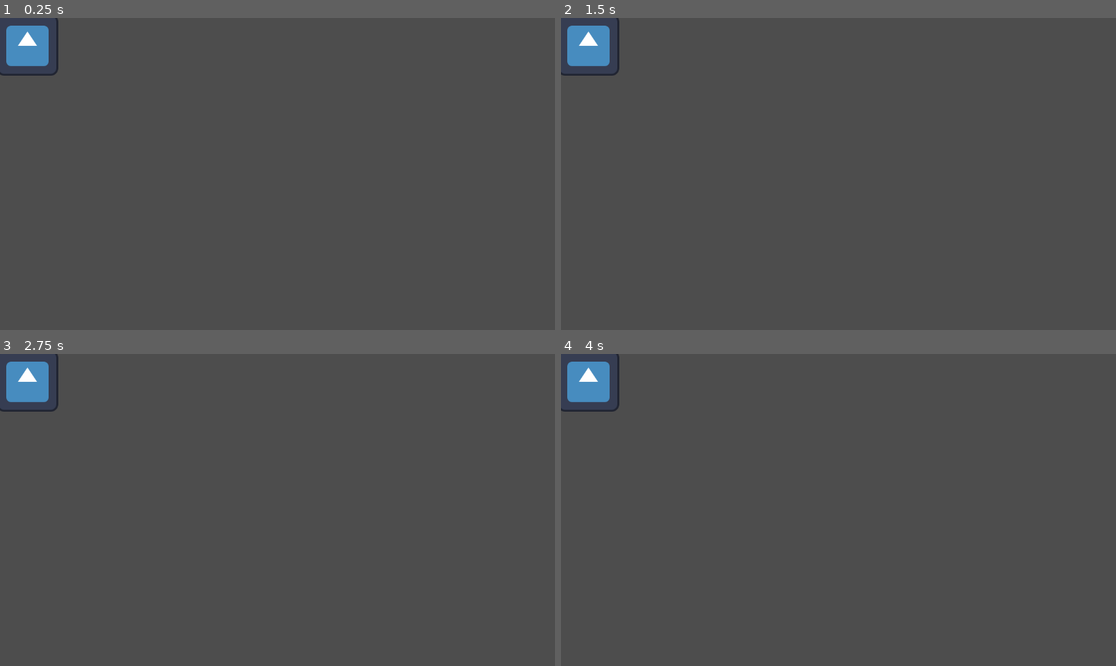
Above: before the commit, frames 1-4 (two rows, left to right).
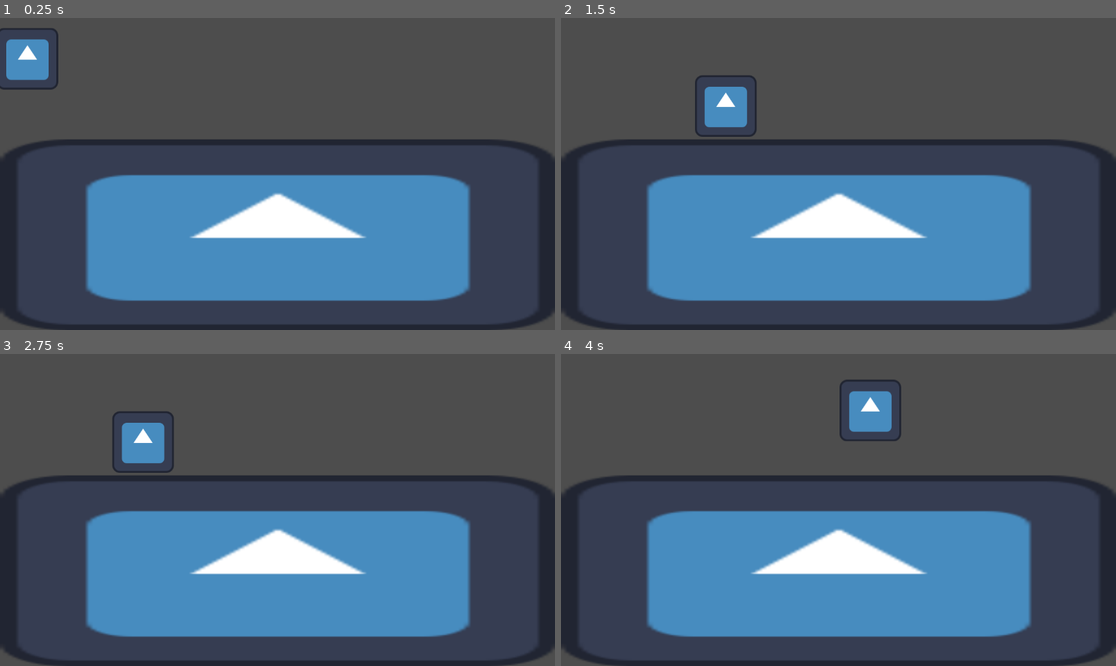
Above: after the commit, the same moments.

Repository: FoxedGuy/rune-ruins
Game: Godot game, scene res://player_test.tscn
The game is run twice, just before and just after one commit, with the same random seed, the same clock (stepped at 60 frames per second) and the same inputs. The engine's default icon, where the game draws it, is replaced by a stand-in: a white triangle on a blue panel in a dark square.
Inputs:
- Up to frame 1 (0.25 s): no input
- Up to frame 2 (1.5 s): tap Enter (ui_accept) at 0.5, 0.6, 0.77, 1.07, 1.35 s; hold Right (ui_right) from 0.53 s (still down)
- Up to frame 3 (2.75 s): tap Enter (ui_accept) at 1.52, 1.82, 2.1 s; release Right (ui_right) at 2.03 s; hold Left (ui_left) from 2.03 s (still down)
- Up to frame 4 (4 s): release Left (ui_left) at 2.78 s; hold Right (ui_right) from 2.78 s (still down); tap Enter (ui_accept) at 2.85, 3.02, 3.32, 3.6, 3.77 s

The runs differ from the first frame. In frame 1, 36% of the frame differs, in the area x 0-100%, y 0-100%; in frame 2, 38%; in frame 3, 38%; in frame 4, 38%.

Commit message:
added player script and some floor for collisions

Diff:
--- /dev/null
+++ b/character_body_2d.gd
@@ -0,0 +1,25 @@
+extends CharacterBody2D
+
+
+const SPEED = 300.0
+const JUMP_VELOCITY = -400.0
+
+
+func _physics_process(delta: float) -> void:
+	# Add the gravity.
+	if not is_on_floor():
+		velocity += get_gravity() * delta
+
+	# Handle jump.
+	if Input.is_action_just_pressed("ui_accept") and is_on_floor():
+		velocity.y = JUMP_VELOCITY
+
+	# Get the input direction and handle the movement/deceleration.
+	# As good practice, you should replace UI actions with custom gameplay actions.
+	var direction := Input.get_axis("ui_left", "ui_right")
+	if direction:
+		velocity.x = direction * SPEED
+	else:
+		velocity.x = move_toward(velocity.x, 0, SPEED)
+
+	move_and_slide()
--- a/player_test.tscn
+++ b/player_test.tscn
@@ -1,13 +1,18 @@
 [gd_scene format=3 uid="uid://b1osu3hae0plb"]
 
+[ext_resource type="Script" uid="uid://cvscmr36uswp3" path="res://character_body_2d.gd" id="1_e0b2u"]
 [ext_resource type="Texture2D" uid="uid://lo573ehi77hb" path="res://icon.svg" id="1_xys6k"]
 
 [sub_resource type="RectangleShape2D" id="RectangleShape2D_1snfn"]
 size = Vector2(134, 132)
 
+[sub_resource type="RectangleShape2D" id="RectangleShape2D_e0b2u"]
+size = Vector2(1159, 398)
+
 [node name="player_test_scene" type="Node2D" unique_id=969352430]
 
 [node name="CharacterBody2D" type="CharacterBody2D" parent="." unique_id=779677344]
+script = ExtResource("1_e0b2u")
 
 [node name="CollisionShape2D" type="CollisionShape2D" parent="CharacterBody2D" unique_id=1948084570]
 position = Vector2(57, 56)
@@ -15,3 +20,14 @@
 
 [node name="Sprite2D" type="Sprite2D" parent="CharacterBody2D/CollisionShape2D" unique_id=1415132394]
 texture = ExtResource("1_xys6k")
+
+[node name="StaticBody2D" type="StaticBody2D" parent="." unique_id=472813825]
+
+[node name="CollisionShape2D" type="CollisionShape2D" parent="StaticBody2D" unique_id=1686217305]
+position = Vector2(576, 448)
+shape = SubResource("RectangleShape2D_e0b2u")
+
+[node name="Sprite2D" type="Sprite2D" parent="StaticBody2D/CollisionShape2D" unique_id=1075252337]
+position = Vector2(1, 2.5000038)
+scale = Vector2(9.015625, 3.1015623)
+texture = ExtResource("1_xys6k")
Not shown, added: character_body_2d.gd.uid
